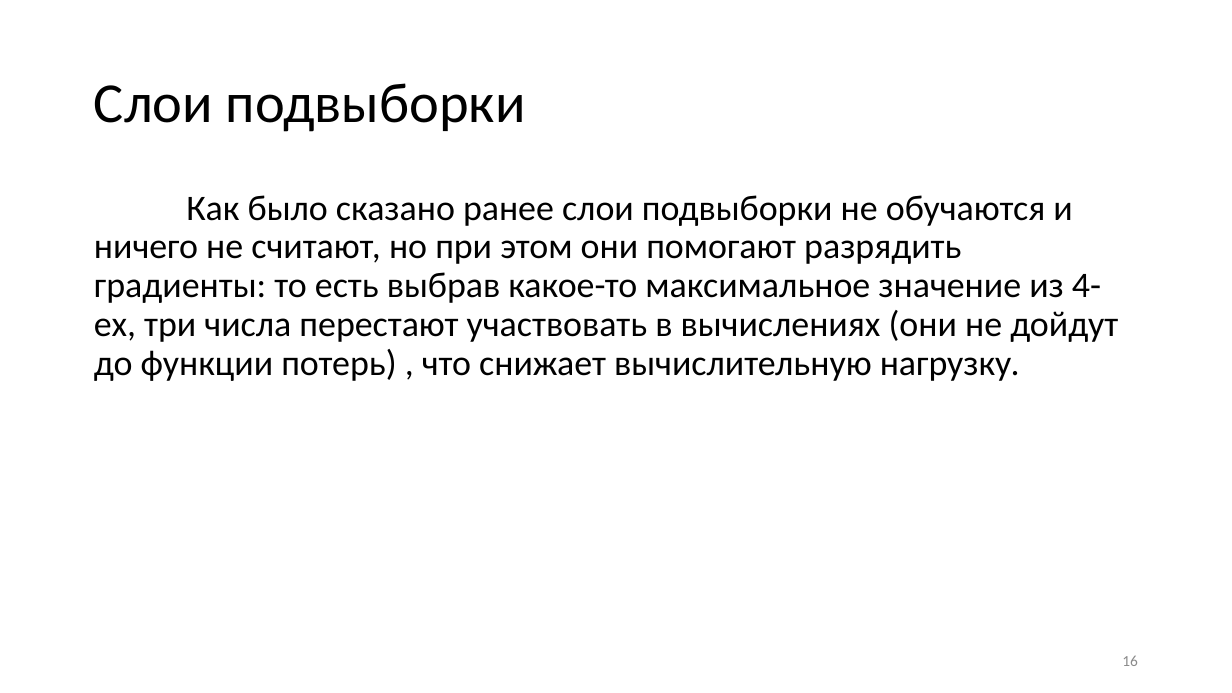
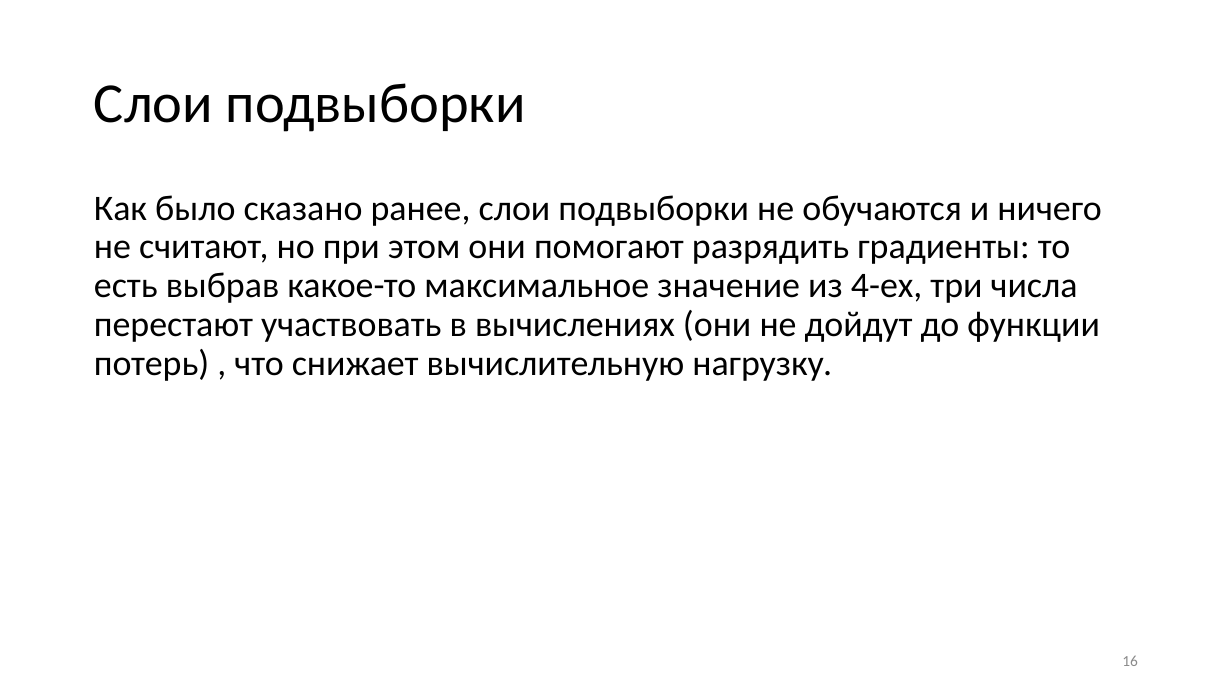
Before and after one commit to VictorAboba/Masters_lec, a slide deck: slide 16 of Lecture_2/cnn.pptx. Drawn at 1232x693 pixels with LibreOffice and Linux fonts; fonts in the diff are those of the drawing. Boxes give left, top, right and bottom in pixels: in the first picture for what was removed or moved away, otherwise in the second. Text is boxed around its words. In the diff, an @@ line names an element or a change of style, - is before the commit and + after.

```diff
--- a/Lecture_2/cnn.pptx
+++ b/Lecture_2/cnn.pptx
@@ text at [94,195,1101,381]: text changed @@
-Как было сказано ранее слои подвыборки не обучаются и ничего не считают, но при этом они помогают разрядить градиенты: то есть выбрав какое-то максимальное значение из 4-ех, три числа перестают участвовать в вычислениях (они не дойдут до функции потерь) , что снижает вычислительную нагрузку.
+Как было сказано ранее, слои подвыборки не обучаются и ничего не считают, но при этом они помогают разрядить градиенты: то есть выбрав какое-то максимальное значение из 4-ех, три числа перестают участвовать в вычислениях (они не дойдут до функции потерь) , что снижает вычислительную нагрузку.
```
Also in this commit, not shown: 2 other slides changed, 1 other file.
